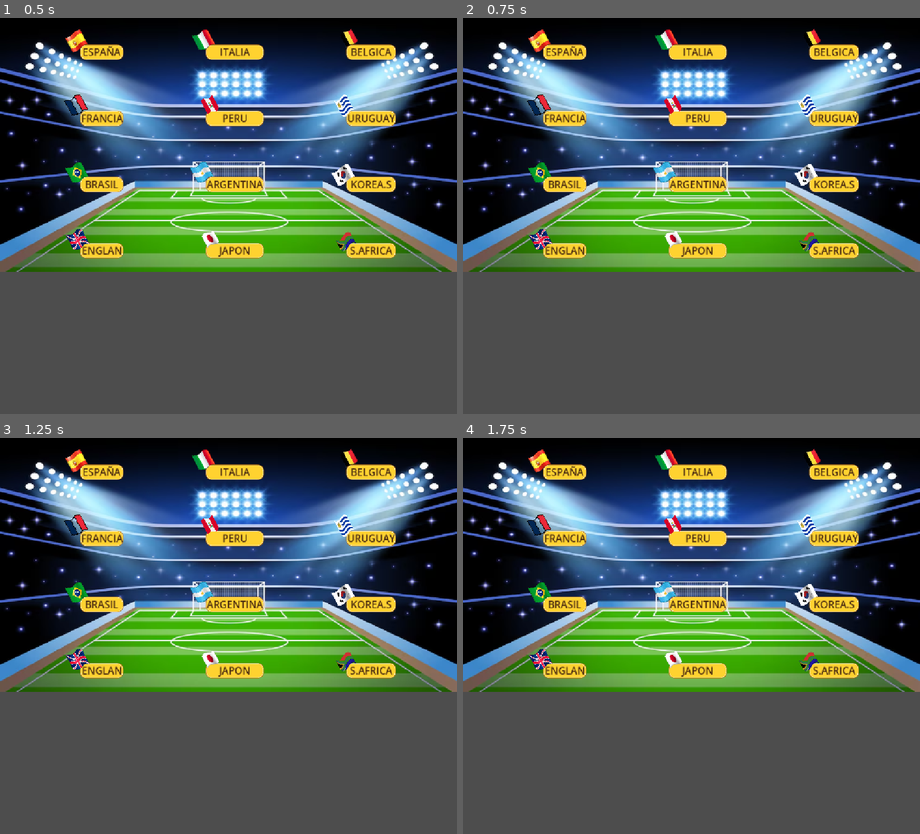
Above: before the commit, frames 1-4 (two rows, left to right).
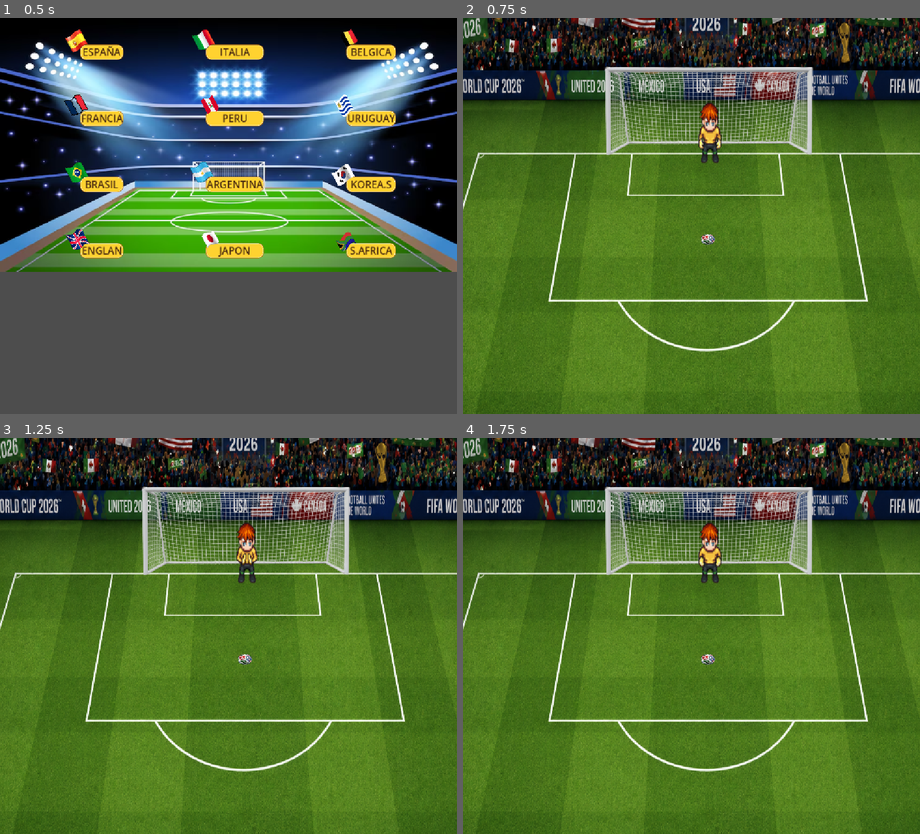
Above: after the commit, the same moments.

Repository: lulorojas/Scanio-Rojas-Mundial
Game: Godot game, scene res://escenas/menuselecciones.tscn
The game is run twice, just before and just after one commit, with the same random seed, the same clock (stepped at 60 frames per second) and the same inputs. This scene is started directly instead of the project's main scene.
Inputs (mouse positions are in pixels of both pictures, inside the frame that each line leads up to):
- Up to frame 1 (0.5 s): no input
- Up to frame 2 (0.75 s): click "ESPAÑA" at 0.5 s
- Up to frame 3 (1.25 s): no input
- Up to frame 4 (1.75 s): click (696, 473) at 1.25 s, where only the run before the commit has a clickable "ITALIA"

Frame 1 is identical in both runs. In frame 2, 97% of the frame differs, in the area x 0-100%, y 0-100%; in frame 3, 97%; in frame 4, 97%.

Commit message:
implementando arquero con ia

Diff:
--- a/mundial-penales/escenas/menumodos.tscn
+++ b/mundial-penales/escenas/menumodos.tscn
@@ -1,6 +1,7 @@
 [gd_scene format=3 uid="uid://csr82j0fe7vei"]
 
 [ext_resource type="Texture2D" uid="uid://nu0le075ubkp" path="res://assets/fondos/fondo-campo-futbol-gradiente_52683-66772.png" id="1_227ip"]
+[ext_resource type="Script" uid="uid://cc80d7202c4tc" path="res://scripts/menumodos.gd" id="1_tvqer"]
 [ext_resource type="StyleBox" uid="uid://b1tmdld02lv3n" path="res://assets/extras/estiloboton.tres" id="2_tvqer"]
 
 [sub_resource type="Theme" id="Theme_jw4h4"]
@@ -17,6 +18,7 @@
 anchor_bottom = 1.0
 grow_horizontal = 2
 grow_vertical = 2
+script = ExtResource("1_tvqer")
 
 [node name="Fondo" type="TextureRect" parent="." unique_id=2049473963]
 layout_mode = 0
@@ -41,3 +43,6 @@
 [node name="Boton1VS1" type="Button" parent="Cuadricula" unique_id=2037542668]
 layout_mode = 2
 text = "1  VS  1"
+
+[connection signal="pressed" from="Cuadricula/BotonSolitario" to="." method="_on_boton_solitario_pressed"]
+[connection signal="pressed" from="Cuadricula/Boton1VS1" to="." method="_on_boton_1vs_1_pressed"]
--- a/mundial-penales/escenas/menuselecciones.tscn
+++ b/mundial-penales/escenas/menuselecciones.tscn
@@ -1,6 +1,7 @@
 [gd_scene format=3 uid="uid://cx6bu3gl2bfl5"]
 
 [ext_resource type="Texture2D" uid="uid://nu0le075ubkp" path="res://assets/fondos/fondo-campo-futbol-gradiente_52683-66772.png" id="1_7wqar"]
+[ext_resource type="Script" uid="uid://dcvrtphelrjb4" path="res://scripts/menuselecciones.gd" id="1_450sn"]
 [ext_resource type="Texture2D" uid="uid://jlglpj8mrdjj" path="res://assets/fondos/186152365-colorful-simple-vector-flat-pixel-art-illustration-of-flowing-flag-of-argentina-removebg-preview.png" id="2_3uaoh"]
 [ext_resource type="StyleBox" uid="uid://b1tmdld02lv3n" path="res://assets/extras/estiloboton.tres" id="3_5ii6y"]
 [ext_resource type="Texture2D" uid="uid://bvexi4h0b8amc" path="res://assets/fondos/bandera-francia-pixel-art_985537-23-removebg-preview.png" id="4_3g042"]
@@ -27,6 +28,7 @@
 anchors_preset = 0
 offset_right = 40.0
 offset_bottom = 40.0
+script = ExtResource("1_450sn")
 
 [node name="Fondo" type="TextureRect" parent="." unique_id=1383804020]
 layout_mode = 0
@@ -212,3 +214,16 @@
 rotation = -0.4834562
 texture = ExtResource("14_x2cx0")
 expand_mode = 1
+
+[connection signal="pressed" from="Cuadricula/BotonEspaña" to="." method="_on_boton_españa_pressed"]
+[connection signal="pressed" from="Cuadricula/BotonItalia" to="." method="_on_boton_italia_pressed"]
+[connection signal="pressed" from="Cuadricula/BotonBelgica" to="." method="_on_boton_belgica_pressed"]
+[connection signal="pressed" from="Cuadricula/BotonFrancia" to="." method="_on_boton_francia_pressed"]
+[connection signal="pressed" from="Cuadricula/BotonPeru" to="." method="_on_boton_peru_pressed"]
+[connection signal="pressed" from="Cuadricula/BotonUruguay" to="." method="_on_boton_uruguay_pressed"]
+[connection signal="pressed" from="Cuadricula/BotonBrasil" to="." method="_on_boton_brasil_pressed"]
+[connection signal="pressed" from="Cuadricula/BotonArgentina" to="." method="_on_boton_argentina_pressed"]
+[connection signal="pressed" from="Cuadricula/BotonKoreaDelSur" to="." method="_on_boton_korea_del_sur_pressed"]
+[connection signal="pressed" from="Cuadricula/BotonInglaterra" to="." method="_on_boton_inglaterra_pressed"]
+[connection signal="pressed" from="Cuadricula/BotonJapon" to="." method="_on_boton_japon_pressed"]
+[connection signal="pressed" from="Cuadricula/BotonSudafrica" to="." method="_on_boton_sudafrica_pressed"]
--- a/mundial-penales/scripts/arquero.gd
+++ b/mundial-penales/scripts/arquero.gd
@@ -18,6 +18,8 @@
 
 func _process(_delta):
 	if esta_ocupado:
+		return
+	if Global.contra_ia:
 		return
 
 	var direccion_horizontal: float = 0.0
@@ -96,3 +98,54 @@
 	animacion.rotation_degrees = 0.0
 	colision.rotation_degrees = 0.0
 	esta_ocupado = false
+
+func reaccionar_ia() -> void:
+	await get_tree().create_timer(0.05).timeout
+
+	var pelota = get_node_or_null("/root/Cancha/Jugador/Pelota")
+	if pelota == null:
+		pelota = get_node_or_null("/root/Cancha/Pelota")
+	if pelota == null:
+		for hijo in get_tree().current_scene.get_children():
+			if "vel" in hijo and "linea_gol" in hijo:
+				pelota = hijo
+				break
+
+	var dir_x: int = 0
+	var dir_y: int = 0
+
+	if pelota and pelota.se_mueve:
+		var centro_arco = posicion_inicial.x
+		var vel_y_segura = pelota.vel.y
+		if vel_y_segura == 0:
+			vel_y_segura = -1.0
+
+		var distancia_y = pelota.linea_gol - pelota.global_position.y
+		var tiempo_llegada = abs(distancia_y / vel_y_segura)
+		tiempo_llegada = clamp(tiempo_llegada, 0.0, 1.5)
+
+		var x_final = pelota.global_position.x + (pelota.vel.x * tiempo_llegada)
+		var diferencia_x = x_final - centro_arco
+
+		if diferencia_x < -45:
+			dir_x = -1
+		elif diferencia_x > 45:
+			dir_x = 1
+		else:
+			dir_x = 0
+
+		if pelota.vel_z > 140:
+			dir_y = -1
+		elif pelota.vel_z < 70:
+			dir_y = 1
+		else:
+			dir_y = 0
+
+		if randf() < 0.05:
+			dir_x = randi_range(-1, 1)
+			dir_y = randi_range(-1, 1)
+	else:
+		dir_x = randi_range(-1, 1)
+		dir_y = randi_range(-1, 1)
+
+	_lanzar_arquero(dir_x, dir_y)
--- a/mundial-penales/scripts/global.gd
+++ b/mundial-penales/scripts/global.gd
@@ -1,3 +1,4 @@
 extends Node
 
 var equipo_seleccionado: String = "argentina"
+var contra_ia: bool = false
--- a/mundial-penales/scripts/jugador.gd
+++ b/mundial-penales/scripts/jugador.gd
@@ -57,11 +57,12 @@
 
 	await get_tree().create_timer(0.5).timeout
 
-	if is_instance_valid(pelota) and pelota.get_parent() == self:
-		pelota.reparent(get_tree().current_scene)
+	if is_instance_valid(pelota):
+		if pelota.get_parent() == self:
+			pelota.reparent(get_tree().current_scene)
+
 		var vz = abs(fuerza.y) * 0.8
 		pelota.patear(fuerza, vz)
-		get_tree().create_timer(4.0).timeout.connect(pelota.queue_free)
 
 	if anim.is_playing() and anim.animation == "kick":
 		await anim.animation_finished
--- /dev/null
+++ b/mundial-penales/scripts/menumodos.gd
@@ -0,0 +1,20 @@
+extends Control
+
+@onready var boton_solitario: Button = $Cuadricula/BotonSolitario
+@onready var boton_1vs1: Button = $Cuadricula/Boton1VS1
+
+func _ready():
+	boton_solitario.pressed.connect(_on_boton_solitario_pressed)
+	boton_1vs1.pressed.connect(_on_boton_1vs_1_pressed)
+
+
+
+
+func _on_boton_solitario_pressed() -> void:
+	Global.contra_ia = true
+	get_tree().change_scene_to_file("res://escenas/menuselecciones.tscn")
+
+
+func _on_boton_1vs_1_pressed() -> void:
+	Global.contra_ia = true
+	get_tree().change_scene_to_file("res://escenas/menuselecciones.tscn")
--- a/mundial-penales/scripts/menuselecciones.gd
+++ b/mundial-penales/scripts/menuselecciones.gd
@@ -1,11 +1,41 @@
-extends Node
+extends Control
 
+func _iniciar_partido(equipo: String):
+	Global.equipo_seleccionado = equipo
+	get_tree().change_scene_to_file("res://escenas/cancha.tscn")
 
-# Called when the node enters the scene tree for the first time.
-func _ready() -> void:
-	pass # Replace with function body.
+func _on_boton_españa_pressed() -> void:
+	_iniciar_partido("espana")
 
+func _on_boton_italia_pressed() -> void:
+	_iniciar_partido("italia")
 
-# Called every frame. 'delta' is the elapsed time since the previous frame.
-func _process(delta: float) -> void:
-	pass
+func _on_boton_belgica_pressed() -> void:
+	_iniciar_partido("belgica")
+
+func _on_boton_francia_pressed() -> void:
+	_iniciar_partido("francia")
+
+func _on_boton_peru_pressed() -> void:
+	_iniciar_partido("peru")
+
+func _on_boton_uruguay_pressed() -> void:
+	_iniciar_partido("uruguay")
+
+func _on_boton_brasil_pressed() -> void:
+	_iniciar_partido("brasil")
+
+func _on_boton_argentina_pressed() -> void:
+	_iniciar_partido("argentina")
+
+func _on_boton_korea_del_sur_pressed() -> void:
+	_iniciar_partido("korea_del_sur")
+
+func _on_boton_inglaterra_pressed() -> void:
+	_iniciar_partido("inglaterra")
+
+func _on_boton_japon_pressed() -> void:
+	_iniciar_partido("japon")
+
+func _on_boton_sudafrica_pressed() -> void:
+	_iniciar_partido("sudafrica")
--- a/mundial-penales/scripts/pelota.gd
+++ b/mundial-penales/scripts/pelota.gd
@@ -9,7 +9,6 @@
 var pego_palo = false
 var atajada = false
 
-# posiciones del arco
 var palo_izq = 330.5
 var palo_der = 820.5
 var linea_gol = 337.0
@@ -18,12 +17,16 @@
 var escala_max = 1.0
 var escala_min = 0.65
 var pos_y_inicio = 0.0
+var posicion_original: Vector2
+var padre_original: Node
 
 @onready var anim = $AnimatedSprite2D
 @onready var col = $CollisionShape2D
 
 func _ready():
 	anim.play("idle")
+	posicion_original = global_position
+	padre_original = get_parent()
 
 func patear(fuerza, vz):
 	se_mueve = true
@@ -36,6 +39,13 @@
 	pos_y_inicio = global_position.y
 	anim.play("remate")
 	col.set_deferred("disabled", true)
+
+	if Global.contra_ia:
+		var arquero = get_node_or_null("/root/Cancha/arquero")
+		if arquero and arquero.has_method("reaccionar_ia"):
+			arquero.reaccionar_ia()
+
+	_resetear_despues_de_patear()
 
 func _process(delta):
 	if not se_mueve:
@@ -50,7 +60,6 @@
 	if col.disabled and global_position.y < linea_gol + 250 and not atajada:
 		col.set_deferred("disabled", false)
 
-	# rebote en el piso
 	if altura <= 0:
 		altura = 0
 		if abs(vel_z) > 80:
@@ -66,7 +75,6 @@
 
 	anim.position.y = -altura
 
-	# achica la pelota cuando se aleja
 	if pos_y_inicio != 0:
 		var prog = clamp(1.0 - (global_position.y - linea_gol) / (pos_y_inicio - linea_gol), 0.0, 1.0)
 		var esc = lerp(escala_max, escala_min, prog)
@@ -95,7 +103,6 @@
 		vel.y = abs(vel.y) * 0.6
 		vel_z = vel_z * 0.3
 		col.set_deferred("disabled", true)
-		print("ATAJADAAA")
 
 func revisar_palos():
 	if global_position.y > linea_gol or global_position.y < linea_gol - 100:
@@ -108,7 +115,6 @@
 	var toca_der = abs(global_position.x - palo_der) < margen and global_position.x >= palo_der - margen
 
 	if toca_izq or toca_der:
-		print("PALO!")
 		pego_palo = true
 		ya_revise = true
 		vel.x = -vel.x * 0.6
@@ -127,16 +133,32 @@
 	var abajo_travesano = altura < alto_travesano
 
 	if entre_palos and abajo_travesano:
-		print("GOOOL!")
 		vel *= 0.15
 		vel_z *= 0.3
 	elif not abajo_travesano:
-		print("Por arriba!")
+		pass
 	elif not entre_palos:
-		print("Afuera!")
 		vel *= 0.5
 	else:
 		if abs(altura - alto_travesano) < 15.0 and entre_palos:
-			print("TRAVESAÑO!")
 			vel_z = -vel_z * 0.4
 			vel.y = -vel.y * 0.5
+
+func _resetear_despues_de_patear() -> void:
+	await get_tree().create_timer(5.0).timeout
+
+	if padre_original != null:
+		reparent(padre_original)
+
+	se_mueve = false
+	vel = Vector2.ZERO
+	vel_z = 0.0
+	altura = 0.0
+	ya_revise = false
+	pego_palo = false
+	atajada = false
+	global_position = posicion_original
+	anim.position.y = 0
+	anim.scale = Vector2(0.4, 0.4)
+	anim.play("idle")
+	col.set_deferred("disabled", false)
Not shown, added: mundial-penales/scripts/menumodos.gd.uid
Not shown, changed: mundial-penales/scripts/menuselecciones.gd.uid
